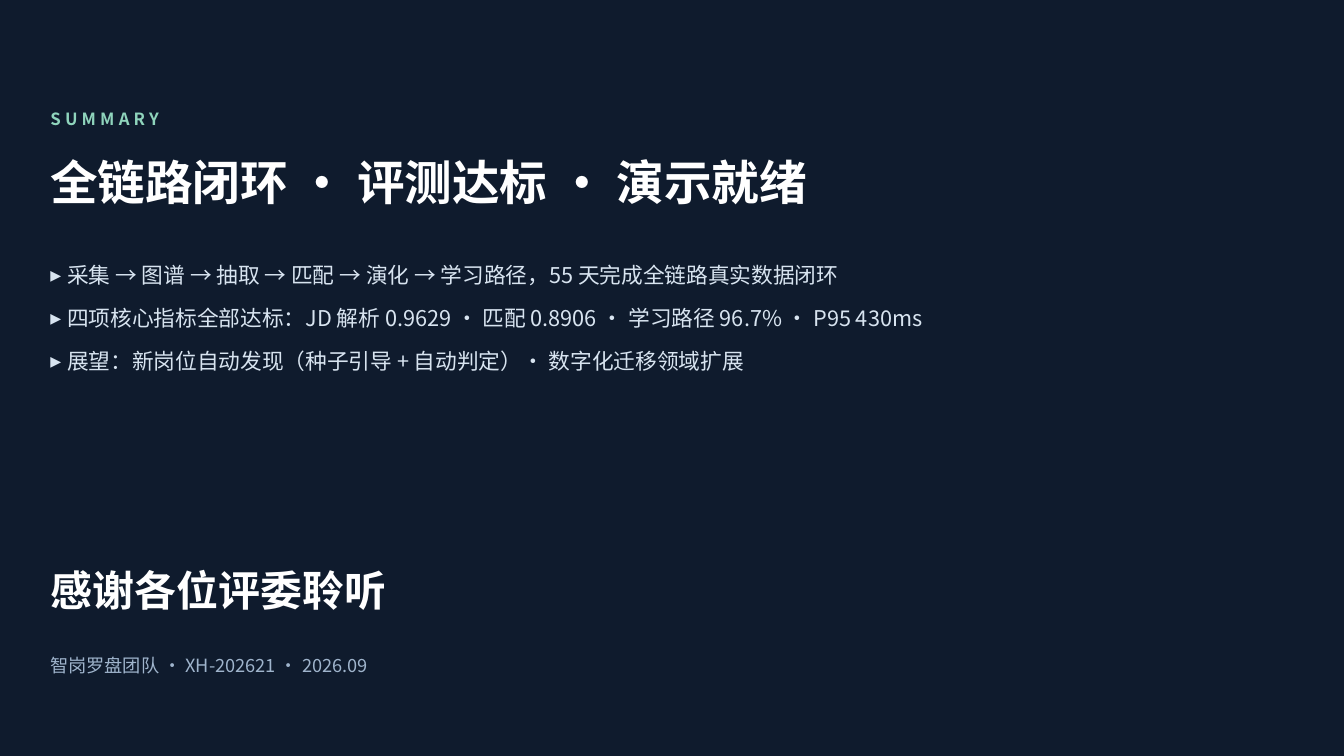
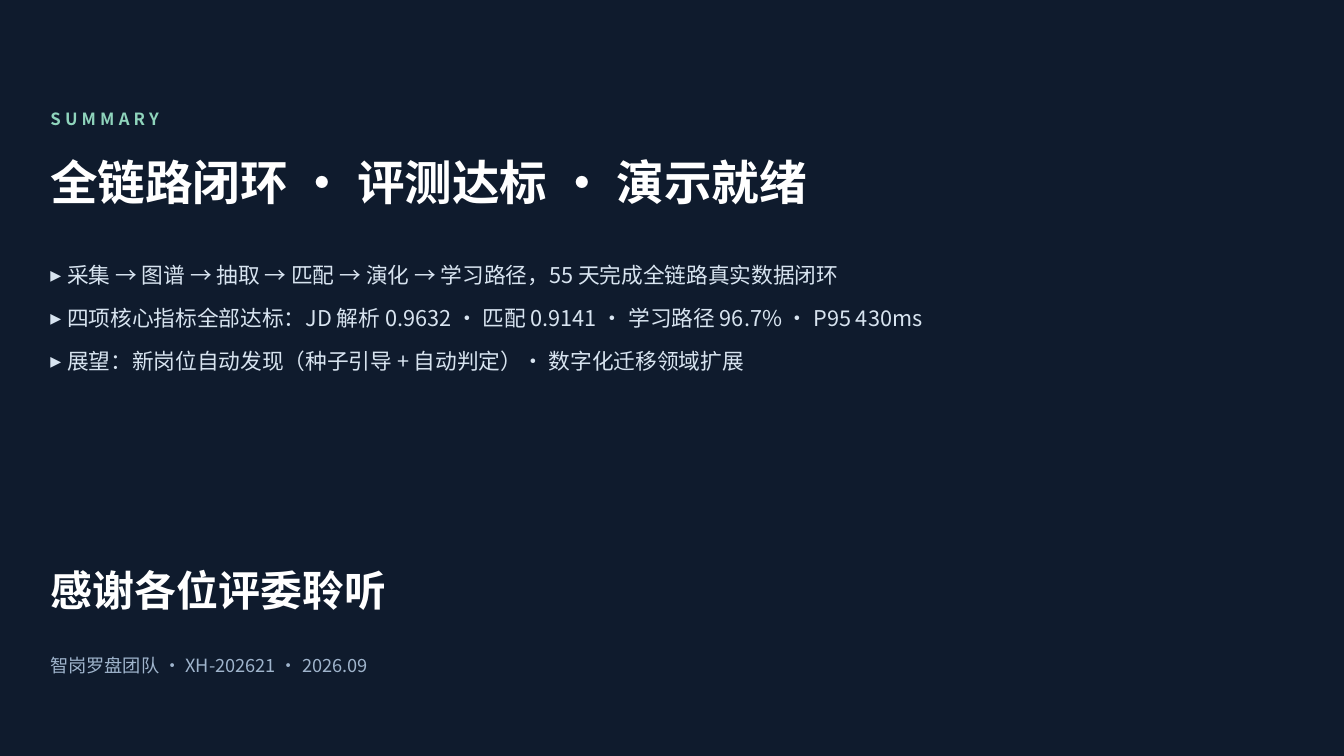
Before and after one commit to Sanksu/zhigang-compass, a slide deck: slide 20 of docs/m5/智岗罗盘_答辩PPT_终稿.pptx. Drawn at 1344x756 pixels with LibreOffice and Linux fonts; fonts in the diff are those of the drawing; background and template pictures are left out. Boxes give left, top, right and bottom in pixels: in the first picture for what was removed or moved away, otherwise in the second. Text is boxed around its words. In the diff, an @@ line names an element or a change of style, - is before the commit and + after.

Commit message:
docs(m5): 09-01 终稿口径同步——评测数字/三视图/骨干职能域对齐 + 视频/PPT 产物更新
- build_final.js / generate_video.py / 演示脚本两稿：JD 解析 aligned F1 0.9629→0.9632（110 条 gold 三跑中位）、raw 0.8825→0.8865、匹配 Acc 0.8906→0.9141（384 对黄金集 · Top-3 命中 100%）、简历解析 0.988→0.987（50 条 · 零幻觉误报）
- 叙事对齐已落地治理：四视图→三视图（08-29 视图收敛）、15 岗位职能域→5 大骨干职能域+通用域兜底（08-31 归类制治理）
- 二进制产物随脚本重建：答辩 PPT 终稿、初审演示视频（含 bgm/faded 重导出）、20 张分镜截图、封面/收尾底图

```diff
--- a/docs/m5/智岗罗盘_答辩PPT_终稿.pptx
+++ b/docs/m5/智岗罗盘_答辩PPT_终稿.pptx
@@ text at (67, 307, 922, 328): text changed @@
-▸ 四项核心指标全部达标：JD 解析 0.9629 · 匹配 0.8906 · 学习路径 96.7% · P95 430ms
+▸ 四项核心指标全部达标：JD 解析 0.9632 · 匹配 0.9141 · 学习路径 96.7% · P95 430ms
```
Also in this commit, not shown: 7 other slides changed, 31 other files.
